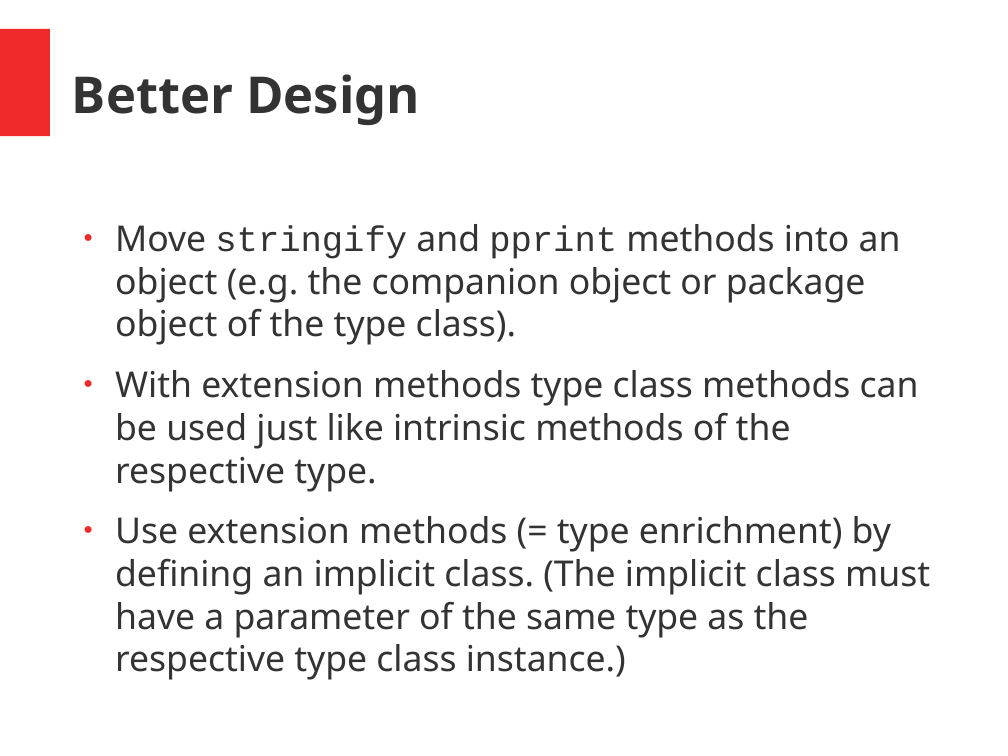
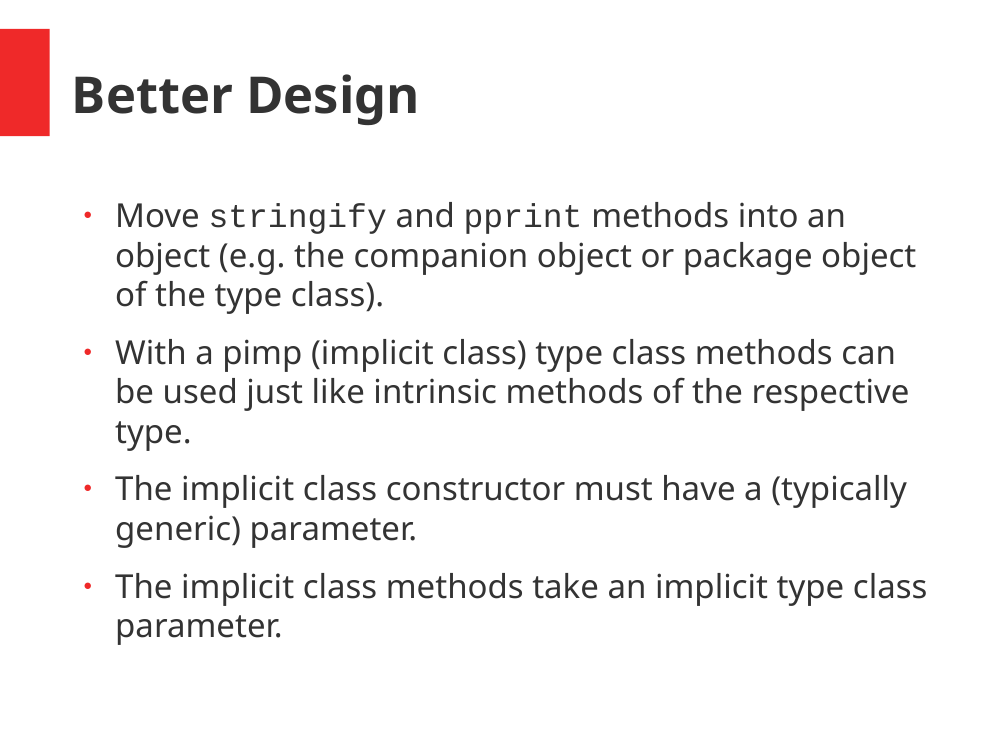
Before and after one commit to hermannhueck/typeclasses, a slide deck: slide 20 of Slides/TypeClasses.pptx. Drawn at 1008x756 pixels with LibreOffice and Linux fonts; fonts in the diff are those of the drawing. Boxes give left, top, right and bottom in pixels: in the first picture for what was removed or moved away, otherwise in the second. Text is boxed around its words. In the diff, an @@ line names an element or a change of style, - is before the commit and + after.

```diff
--- a/Slides/TypeClasses.pptx
+++ b/Slides/TypeClasses.pptx
@@ text "Move stringify and pprint methods ...": place and size @@
-text "Move stringify and pprint methods ..." at (115, 224, 930, 672)
+text "Move stringify and pprint methods ..." at (115, 202, 928, 645)
@@ text at (115, 202, 916, 314): size 28 to 26 pt in "Move stringify and pprint methods into an ..." @@
@@ text at (115, 339, 928, 645): text changed; size 28 to 26 pt @@
-● With extension methods type class methods can be used just like intrinsic methods of the respective type.
-● Use extension methods (= type enrichment) by defining an implicit class. (The implicit class must have a parameter of the same type as the respective type class instance.)
+● With a pimp (implicit class) type class methods can be used just like intrinsic methods of the respective type.
+● The implicit class constructor must have a (typically generic) parameter.
+● The implicit class methods take an implicit type class parameter.
```
Also in this commit, not shown: 29 other slides changed, 3 slides added, 1 other file.
